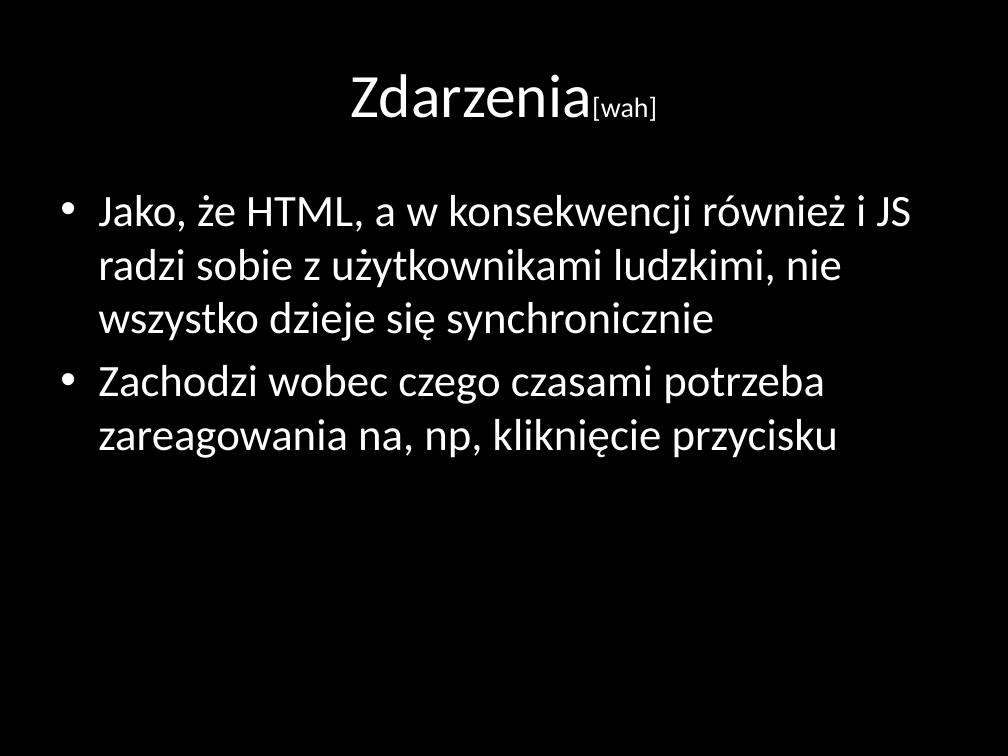
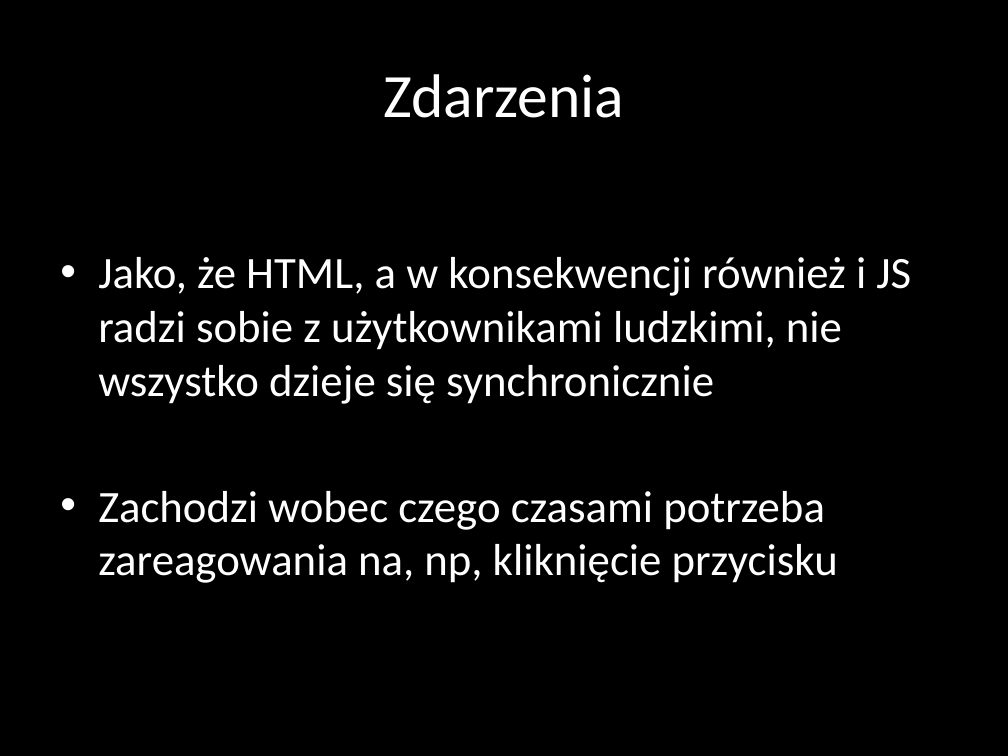
Before and after one commit to nabijaczleweli/UniwersytetDzieci-Google-2015-prezentacja, a slide deck: slide 18 of prezentacja/JavaScript.pptx (slide 17 before the commit). Drawn at 1008x756 pixels with LibreOffice and Linux fonts; fonts in the diff are those of the drawing. Boxes give left, top, right and bottom in pixels: in the first picture for what was removed or moved away, otherwise in the second. Text is boxed around its words. In the diff, an @@ line names an element or a change of style, - is before the commit and + after.

```diff
--- a/prezentacja/JavaScript.pptx
+++ b/prezentacja/JavaScript.pptx
@@ title at (x1=383, y1=74, x2=624, y2=118): text changed @@
-Zdarzenia[wah]
+Zdarzenia
@@ text "Jako, że HTML, a w ..." rewrapped from (x1=98, y1=195, x2=911, y2=458) to (x1=98, y1=257, x2=911, y2=583) @@
```
Also in this commit, not shown: 8 other slides changed, 1 slide added, 6 other files.
